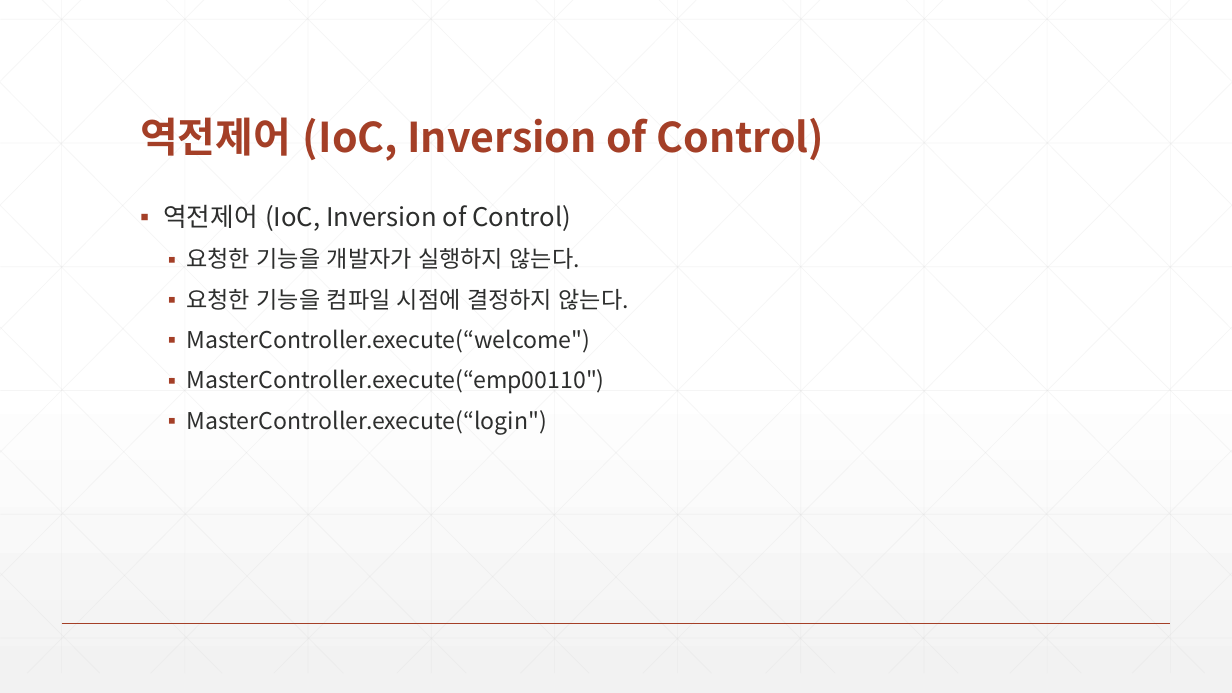
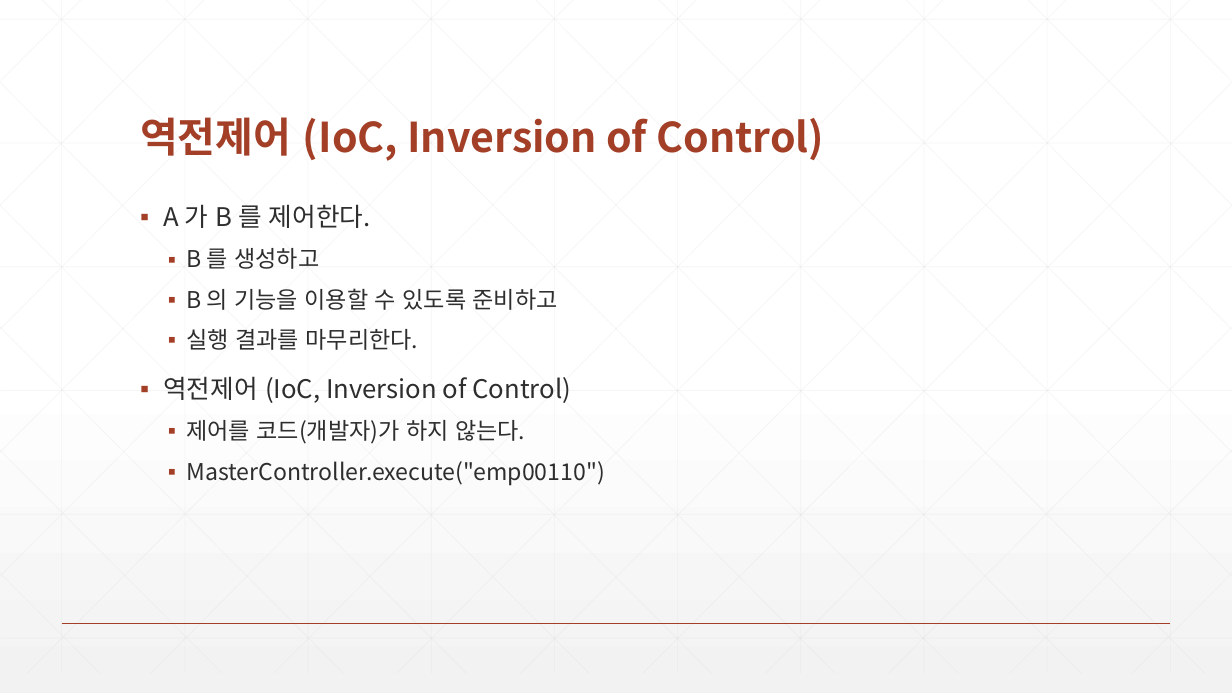
Before and after one commit to zeroshift01/code5, a slide deck: slide 6 of inflearn04/doc/교재.pptx. Drawn at 1232x693 pixels with LibreOffice and Linux fonts; fonts in the diff are those of the drawing. Boxes give left, top, right and bottom in pixels: in the first picture for what was removed or moved away, otherwise in the second. Text is boxed around its words. In the diff, an @@ line names an element or a change of style, - is before the commit and + after.

```diff
--- a/inflearn04/doc/교재.pptx
+++ b/inflearn04/doc/교재.pptx
@@ text at (163,204,558,350): paragraphs added @@
+▪ A 가 B 를 제어한다.
+  ▪ B 를 생성하고
+  ▪ B 의 기능을 이용할 수 있도록 준비하고
+  ▪ 실행 결과를 마무리한다.
@@ text at (186,420,605,485): text changed @@
-  ▪ 요청한 기능을 개발자가 실행하지 않는다.
-  ▪ 요청한 기능을 컴파일 시점에 결정하지 않는다.
-  ▪ MasterController.execute(“welcome")
-  ▪ MasterController.execute(“emp00110")
-  ▪ MasterController.execute(“login")
+  ▪ 제어를 코드(개발자)가 하지 않는다.
+  ▪ MasterController.execute("emp00110")
```
Also in this commit, not shown: 4 other slides changed, 2 slides added, 10 slides removed, 6 other files.
